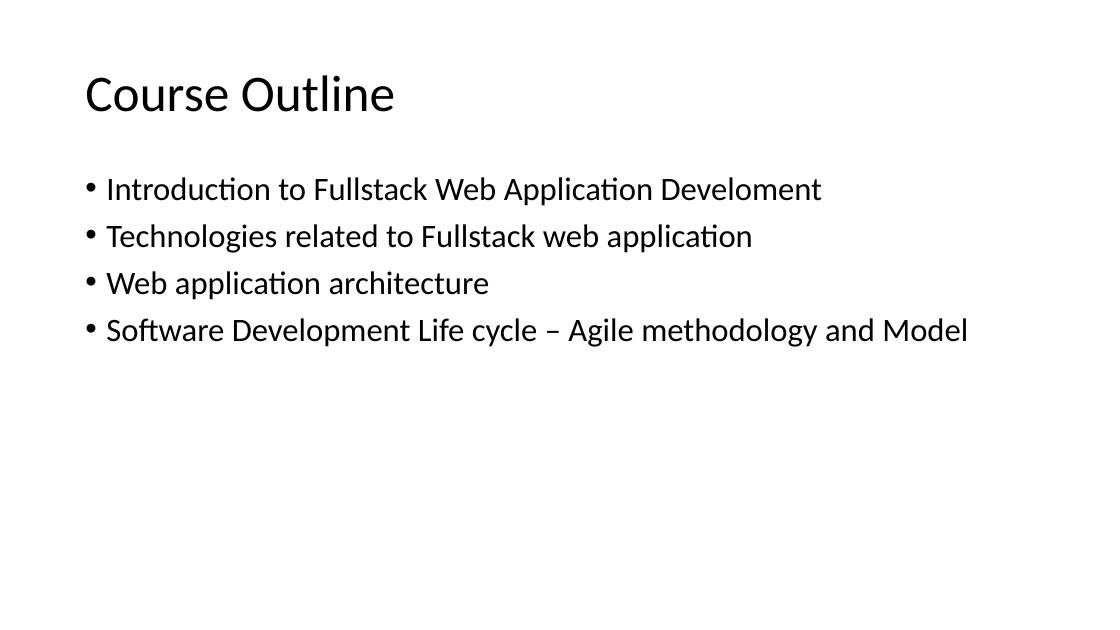
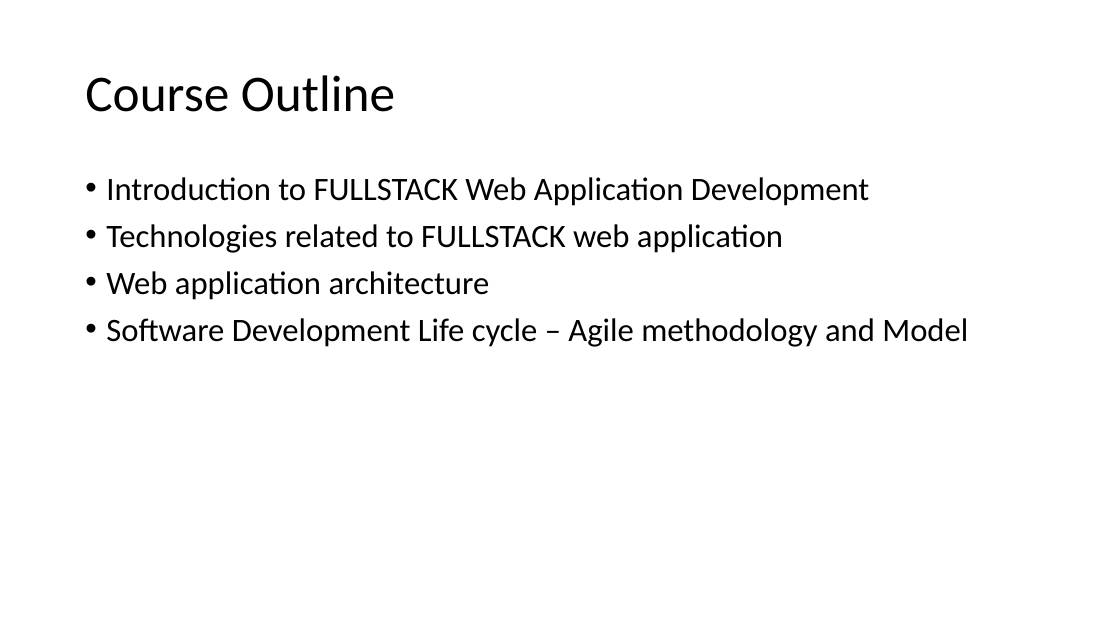
Before and after one commit to raghuprasadks/acharyafullstackfdp, a slide deck: slide 3 of day1/presentation/Fullstackwebdevelopment.pptx. Drawn at 1120x630 pixels with LibreOffice and Linux fonts; fonts in the diff are those of the drawing. Boxes give left, top, right and bottom in pixels: in the first picture for what was removed or moved away, otherwise in the second. Text is boxed around its words. In the diff, an @@ line names an element or a change of style, - is before the commit and + after.

```diff
--- a/day1/presentation/Fullstackwebdevelopment.pptx
+++ b/day1/presentation/Fullstackwebdevelopment.pptx
@@ text at <box>106,177,870,253</box>: text changed @@
-• Introduction to Fullstack Web Application Develoment
-• Technologies related to Fullstack web application
+• Introduction to FULLSTACK Web Application Development
+• Technologies related to FULLSTACK web application
```
Also in this commit, not shown: 25 other slides changed, 2 slides removed, 2 other files.
